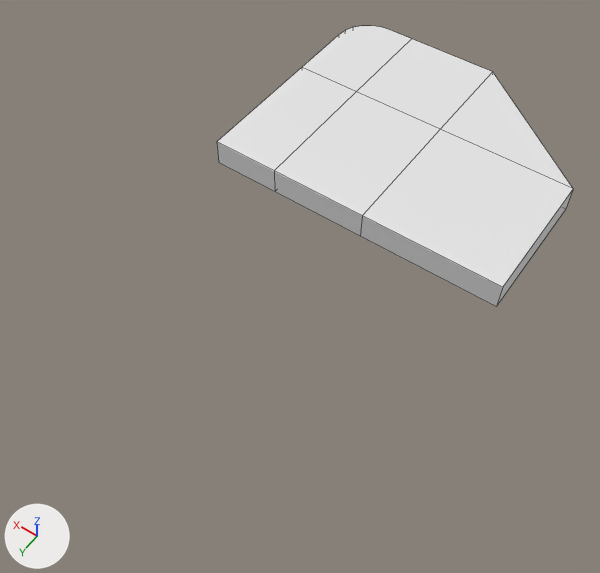
An edit to the Blender file blender/aio.blend, drawn before and after from the same camera.
Rendered twice from a 50 mm lens placed at (-13.2, 37.5, 41.8), pointed at (6.5, 9.9, -1.6). Lighting does not change. The marker at lower left points along +X, +Y and +Z. The picture after the commit comes second. Mesh edges are drawn as thin lines.

The scene before the commit, as lines of its bpy script (objects in view):
```python
me_plane = bpy.data.meshes.new('Plane')
me_plane.from_pydata(...)  # 11 vertices, 6 faces; spans x -5.1..17.1, y -13.1..5.1, z 0.0
ob_plane = bpy.data.objects.new('Plane', me_plane)
ob_plane.location = (0.0, 0.0, 0.0)
_vg = ob_plane.vertex_groups.new(name='Group')
_vg.add([10], 1.0, 'REPLACE')
_m = ob_plane.modifiers.new('Solidify', 'SOLIDIFY')
_m.thickness = 2.0
_m.offset = 1.0
_m = ob_plane.modifiers.new('Bevel', 'BEVEL')
_m.width = 2.92
_m.width_pct = 2.92
_m.segments = 6
_m.limit_method = 'VGROUP'
_m.vertex_group = 'Group'
_m = ob_plane.modifiers.new('Boolean', 'BOOLEAN')
_m.operand_type = 'COLLECTION'
```
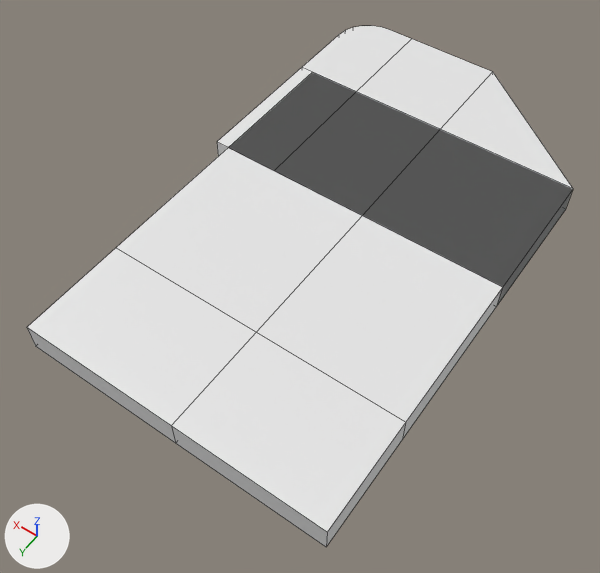
Boxes (x1, y1, x2, y2) around the edits, measured in the pictures (600 x 573 px):
```json
{"object": "Bottom", "change": "added", "after": [27, 73, 573, 547]}
```

Scene script edits in JSON lines:
```json
{"op": "add", "block": "me_plane_001", "code": ["me_plane_001 = bpy.data.meshes.new('Plane.001')", "me_plane_001.from_pydata([(-5.1, -5.1, 0.0), (5.0, -5.1, 0.0), (-5.1, 5.1, 0.0), (5.0, 5.1, 0.0), (16.1, -5.1, 0.0), (16.1, 5.1, 0.0), (-5.1, 16.4, 0.0), (5.0, 16.4, 0.0), (16.1, 16.4, 0.0), (-5.1, 23.9, 0.0), (5.0, 23.9, 0.0), (16.1, 23.9, 0.0)], [], [(0, 1, 3, 2), (3, 1, 4, 5), (3, 5, 8, 7), (2, 3, 7, 6), (7, 8, 11, 10), (6, 7, 10, 9)])"]}
{"op": "add", "block": "ob_bottom", "code": ["ob_bottom = bpy.data.objects.new('Bottom', me_plane_001)", "ob_bottom.location = (0.0, 0.0, 0.0)", "_m = ob_bottom.modifiers.new('Solidify', 'SOLIDIFY')", "_m.thickness = 2.0", "_m.offset = 1.0", "_m = ob_bottom.modifiers.new('Boolean', 'BOOLEAN')", "_m.operand_type = 'COLLECTION'"]}
```
